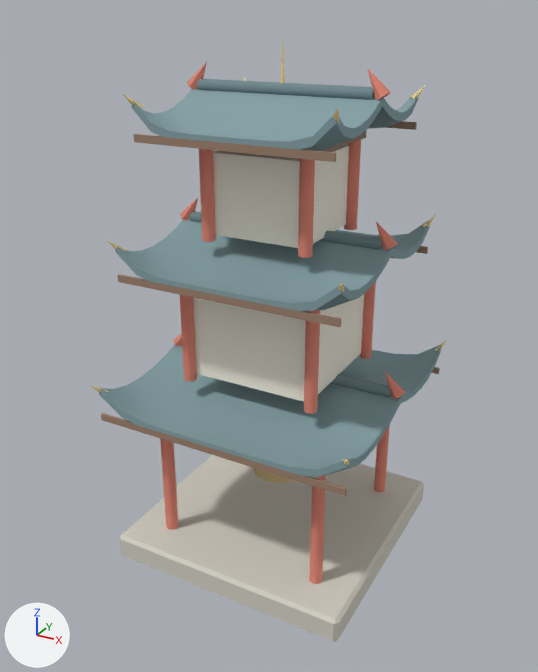
The glTF model assets/models/env/pagoda_bell_tower.glb: old version first, new version second.
The view is the same before and after, from a camera (50 mm lens) standing at (5.83, -11.05, 9.76) and looking at (-0.11, -0.25, 4.35). Every picture has the same lights, and +X, +Y and +Z are marked at lower left. The older version comes first. Objects named as collision shapes, trigger or cutter boxes, shadow casters or lower levels of detail are left out. Vertices at exactly the same position are counted once.

Objects in the first picture: 'Pagoda'.
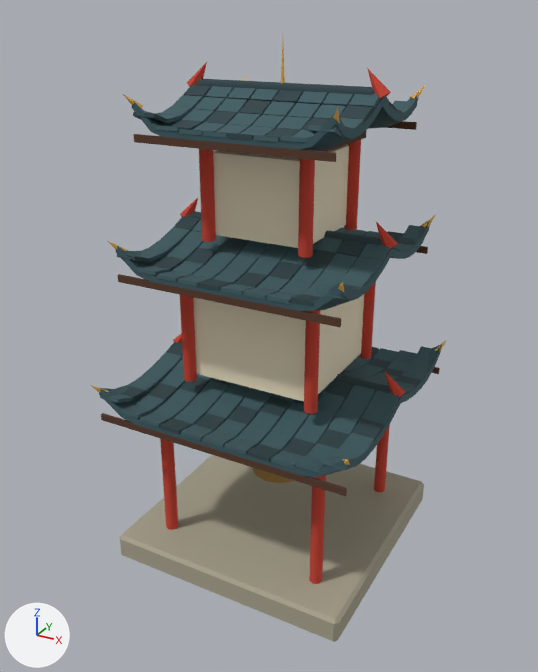
Pixel boxes [x1, y1, x2, y2] of what changed, in the pictures (538 x 672 px):
part 1 of me_pagoda, added: after [134, 395, 166, 412]
part 2 of me_pagoda, added: after [307, 443, 337, 459]
part 3 of me_pagoda, added (cyan): after [100, 342, 432, 473]
part 4 of me_pagoda, added (cyan): after [117, 215, 429, 306]
part 5 of me_pagoda, added (cyan): after [133, 84, 417, 143]
part 6 of me_pagoda, recoloured (darker): [92, 42, 446, 642] in both

The edits, one by one:
me_pagoda is used by ob_pagoda; location (0.0, 0.0, 0.0).
me_pagoda had 1421 vertices, 2638 faces and spanned x -2.42..2.42, y -2.46..2.46, z 0.0..9.45.
me_pagoda now has 3917 vertices, 6382 faces and spans x -2.42..2.42, y -2.46..2.46, z 0.0..9.45.
me_pagoda part 1: the loose piece of 8 vertices spanning x -2.35..2.35, y -2.36..-2.3, z 3.06..3.18 is copied, and the copy is scaled about its middle by (0.0845, 8.14, 0.541), then moved by (-1.71, 0.57, 0.16); it spans x -1.91..-1.51, y -1.97..-1.56, z 3.24..3.32.
me_pagoda part 2: the loose piece of 8 vertices spanning x -2.35..2.35, y -2.36..-2.3, z 3.06..3.18 is copied, and the copy is scaled about its middle by (0.0845, 8.14, 0.541), then moved by (1.71, 0.57, 0.16); it spans x 1.51..1.91, y -1.97..-1.56, z 3.24..3.32.
me_pagoda part 3: 1040 vertices added at x -2.34..2.34, y -2.36..2.36, z 3.19..3.73.
me_pagoda part 4: 800 vertices added at x -1.99..1.99, y -2.01..2.01, z 5.74..6.33.
me_pagoda part 5: 640 vertices added at x -1.69..1.69, y -1.71..1.71, z 7.99..8.62.
me_pagoda part 6: 2624 kept faces spanning x -2.42..2.42, y -2.46..2.46, z 0.0..9.45 get new vertex colours.
